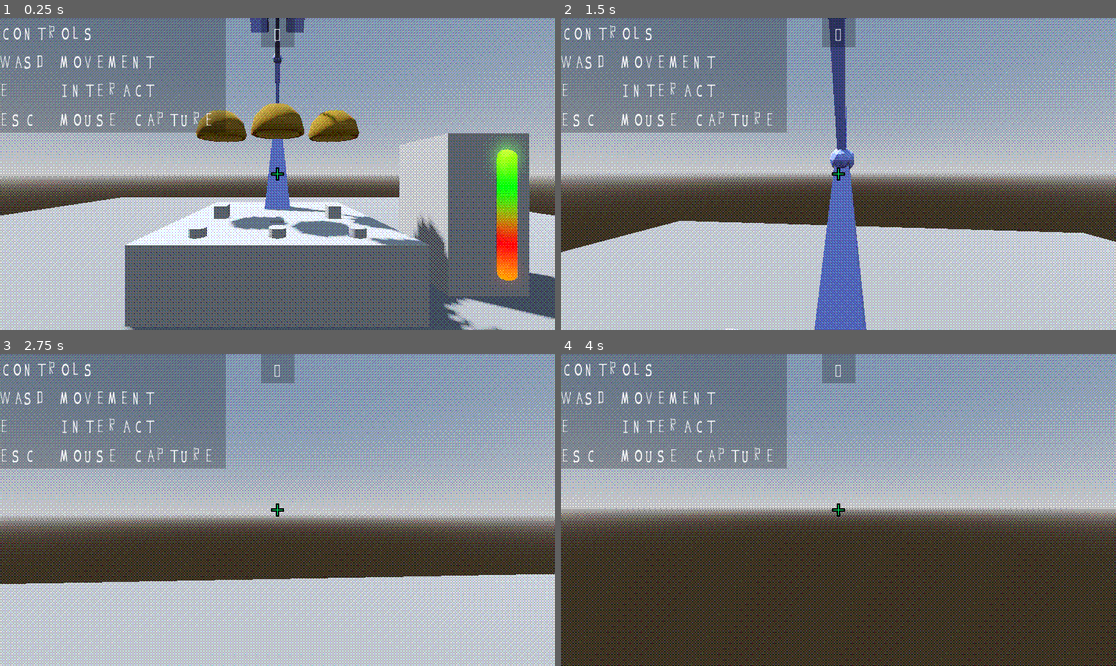
Above: before the commit, frames 1-4 (two rows, left to right).
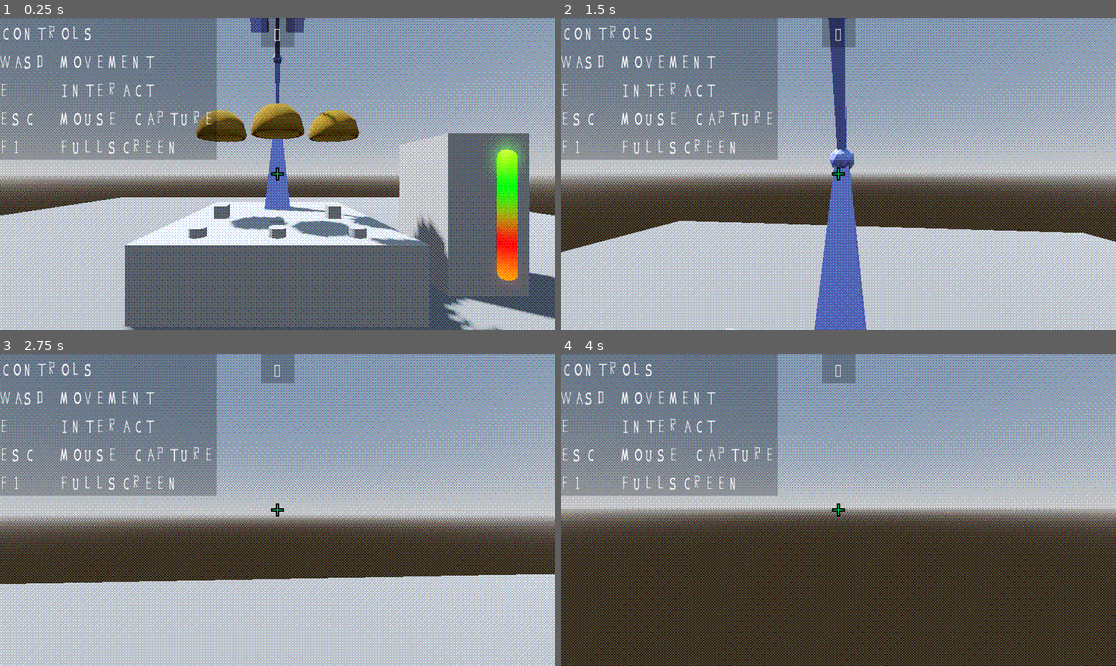
Above: after the commit, the same moments.

Repository: anniesanap/COMP-360-Group-2-Assignment-4
Game: Godot game, scene res://root.tscn
Two runs of this game, one before a commit and one after it. Both use one fixed random seed, a clock stepped at 60 frames per second and the inputs below.
Inputs (mouse positions are in pixels of both pictures, inside the frame that each line leads up to):
- Up to frame 1 (0.25 s): no input
- Up to frame 2 (1.5 s): move the mouse to (866, 174) at 0.52 s; hold E (interact) 0.53-1.28 s; hold W (move_forward) from 0.53 s (still down); tap Space (jump) at 0.77 s; move the mouse to (810, 174) at 1.27 s; tap E (interact) at 1.35 s
- Up to frame 3 (2.75 s): keep holding W (move_forward); tap Space (jump) at 1.52 s; move the mouse to (288, 503) at 2.02 s; hold E (interact) from 2.03 s (still down)
- Up to frame 4 (4 s): keep holding W (move_forward); move the mouse to (832, 516) at 2.77 s; release E (interact) at 2.78 s; tap E (interact) at 2.85 s; tap Space (jump) at 3.02, 3.77 s; move the mouse to (877, 513) at 3.52 s; hold E (interact) from 3.53 s (still down)

The runs differ from the first frame. In frame 1, 4.1% of the frame differs, in the area x 0-41%, y 0-46%; in frame 2, 4.2%; in frame 3, 4.2%; in frame 4, 4.2%.

Commit message:
Add toggle for fullscreen

Diff:
--- a/player.gd
+++ b/player.gd
@@ -22,8 +22,12 @@
 		camera.rotation.x = clamp(camera.rotation.x - event.screen_relative.y * 0.002, -PI / 2, PI / 2)
 		camera.rotation.y -= event.screen_relative.x * 0.002
 	# Allow mouse to leave window
-	elif event.is_action_pressed("escape"):
+	elif event.is_action_pressed("escape") and DisplayServer.window_get_mode() == DisplayServer.WINDOW_MODE_WINDOWED:
 		DisplayServer.mouse_set_mode(2 * 1 - (int(DisplayServer.mouse_get_mode())))
+	# Toggle fullscreen
+	elif event.is_action_pressed("fullscreen"):
+		DisplayServer.mouse_set_mode(DisplayServer.MOUSE_MODE_CAPTURED)
+		DisplayServer.window_set_mode(3 - int(DisplayServer.window_get_mode()))
 	# Handle jump
 	elif Input.is_action_just_pressed("jump") and is_on_floor():
 		velocity.y = JUMP_VELOCITY
--- a/project.godot
+++ b/project.godot
@@ -57,3 +57,8 @@
 "events": [Object(InputEventKey,"resource_local_to_scene":false,"resource_name":"","device":-1,"window_id":0,"alt_press …(192 unchanged characters)…
 ]
 }
+fullscreen={
+"deadzone": 0.5,
+"events": [Object(InputEventKey,"resource_local_to_scene":false,"resource_name":"","device":-1,"window_id":0,"alt_pressed":false,"shift_pressed":false,"ctrl_pressed":false,"meta_pressed":false,"pressed":false,"keycode":0,"physical_keycode":4194332,"key_label":0,"unicode":0,"location":0,"echo":false,"script":null)
+]
+}
--- a/root.tscn
+++ b/root.tscn
@@ -968,7 +968,8 @@
 text = "CONTROLS
 WASD MOVEMENT
 E    INTERACT
-ESC  MOUSE CAPTURE "
+ESC  MOUSE CAPTURE
+F1   FULLSCREEN"
 fit_content = true
 autowrap_mode = 0
 script = ExtResource("12_qm80r")
